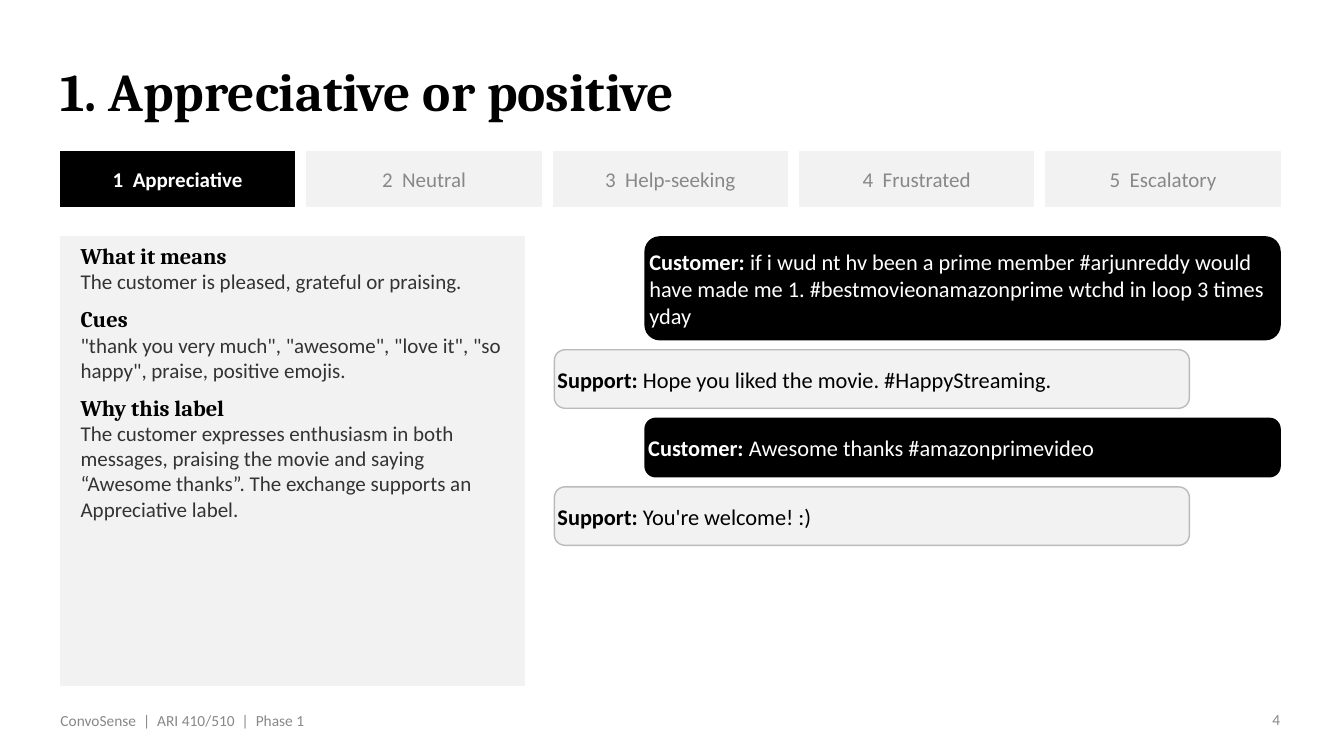
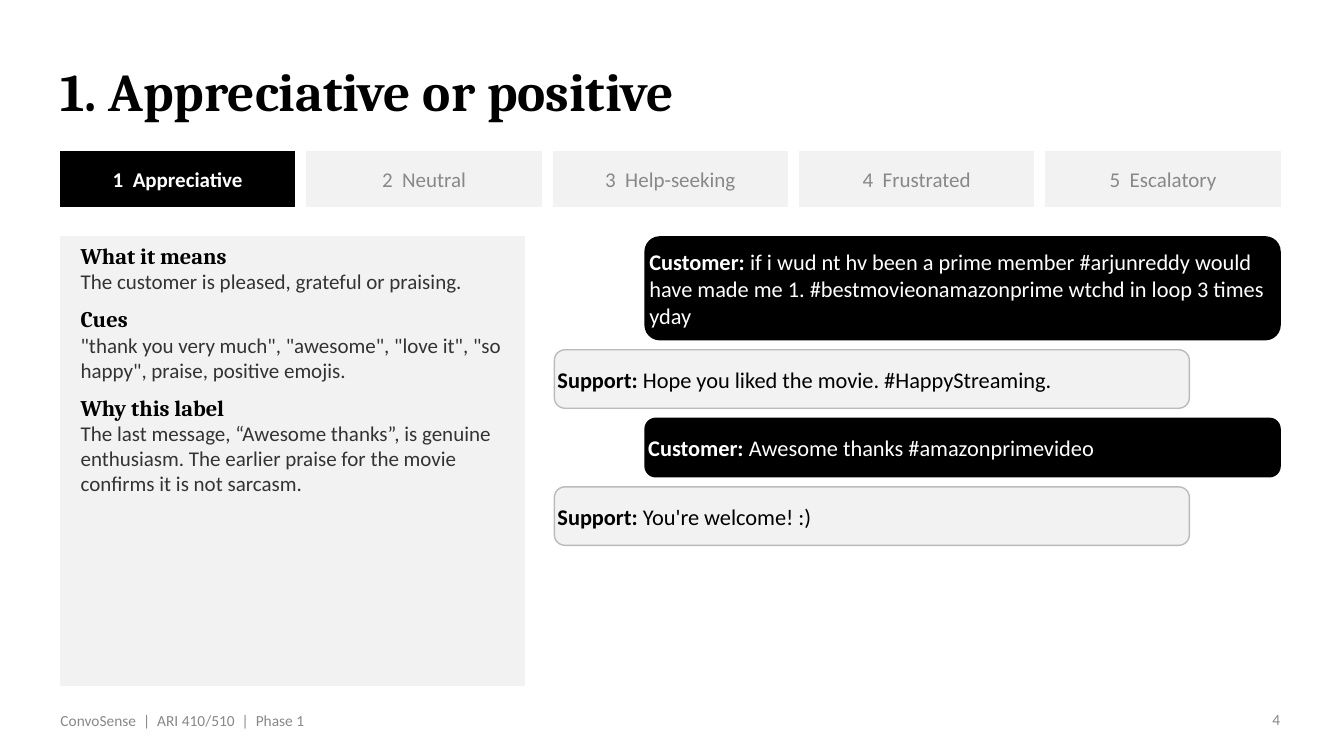
Before and after one commit to venkatrepaka-umich/ConvoSense, a slide deck: slide 4 of docs/Phase 1 PPT.pptx. Drawn at 1344x756 pixels with LibreOffice and Linux fonts; fonts in the diff are those of the drawing. Boxes give left, top, right and bottom in pixels: in the first picture for what was removed or moved away, otherwise in the second. Text is boxed around its words. In the diff, an @@ line names an element or a change of style, - is before the commit and + after.

```diff
--- a/docs/Phase 1 PPT.pptx
+++ b/docs/Phase 1 PPT.pptx
@@ text at box(81, 426, 490, 491): text changed @@
-The customer expresses enthusiasm in both messages, praising the movie and saying “Awesome thanks”. The exchange supports an Appreciative label.
+The last message, “Awesome thanks”, is genuine enthusiasm. The earlier praise for the movie confirms it is not sarcasm.
```
Also in this commit, not shown: 3 other slides changed, 2 other files.
